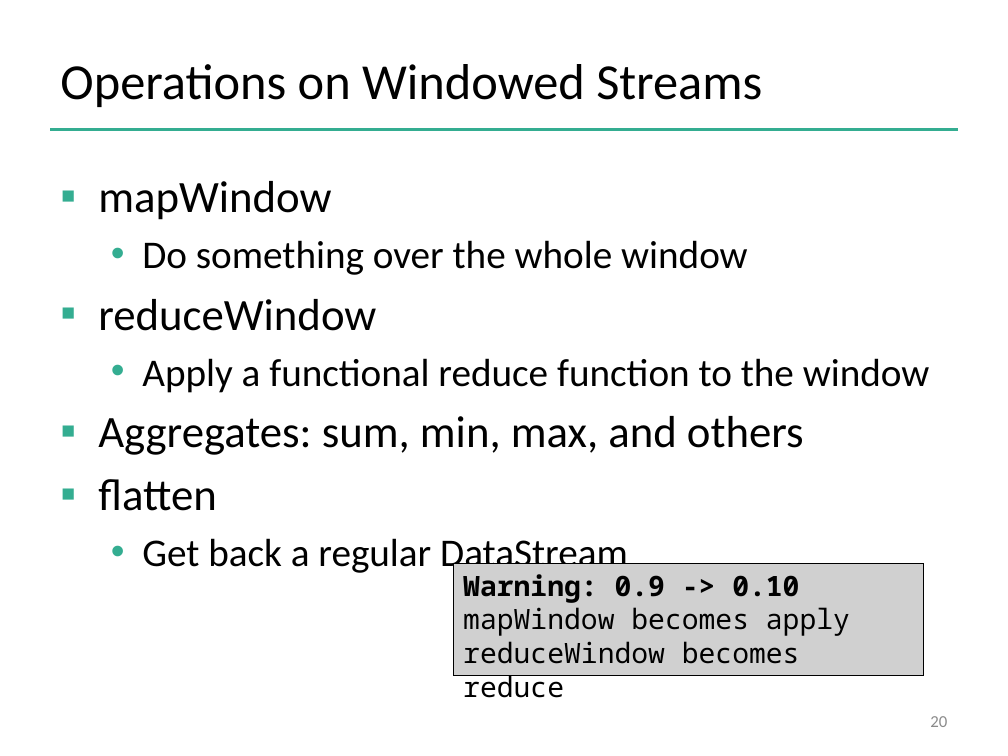
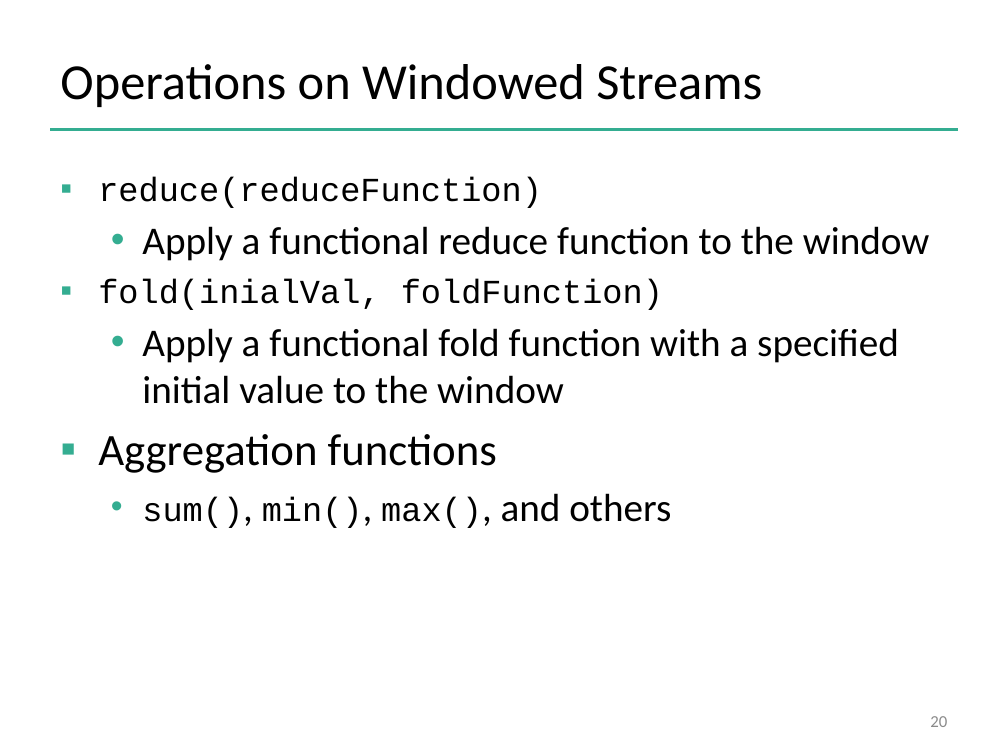
Before and after one commit to dataArtisans/flink-training-web, a slide deck: slide 20 of slides/flink_stream_advanced.pptx. Drawn at 1008x756 pixels with LibreOffice and Linux fonts; fonts in the diff are those of the drawing; grey boxes stand for pictures; background and template pictures are left out. Boxes give left, top, right and bottom in pixels: in the first picture for what was removed or moved away, otherwise in the second. Text is boxed around its words. In the diff, an @@ line names an element or a change of style, - is before the commit and + after.

```diff
--- a/slides/flink_stream_advanced.pptx
+++ b/slides/flink_stream_advanced.pptx
@@ text at (98, 176, 542, 208): text changed; size 28 to 24 pt; font Calibri to Courier New @@
-▪ mapWindow
-  • Do something over the whole window
-▪ reduceWindow
+▪ reduce(reduceFunction)
@@ text at (98, 278, 899, 528): text changed; size 32 to 28 pt @@
-▪ Aggregates: sum, min, max, and others
-▪ flatten
-  • Get back a regular DataStream
+▪ fold(inialVal, foldFunction)
+  • Apply a functional fold function with a specified initial value to the window
+▪ Aggregation functions
+  • sum(), min(), max(), and others
@@ picture removed at (454, 563, 923, 675) @@
-Warning: 0.9 -> 0.10
-mapWindow becomes apply
-reduceWindow becomes reduce
```
Also in this commit, not shown: 20 other slides changed, 2 slides added, 6 slides removed, 26 other files.
